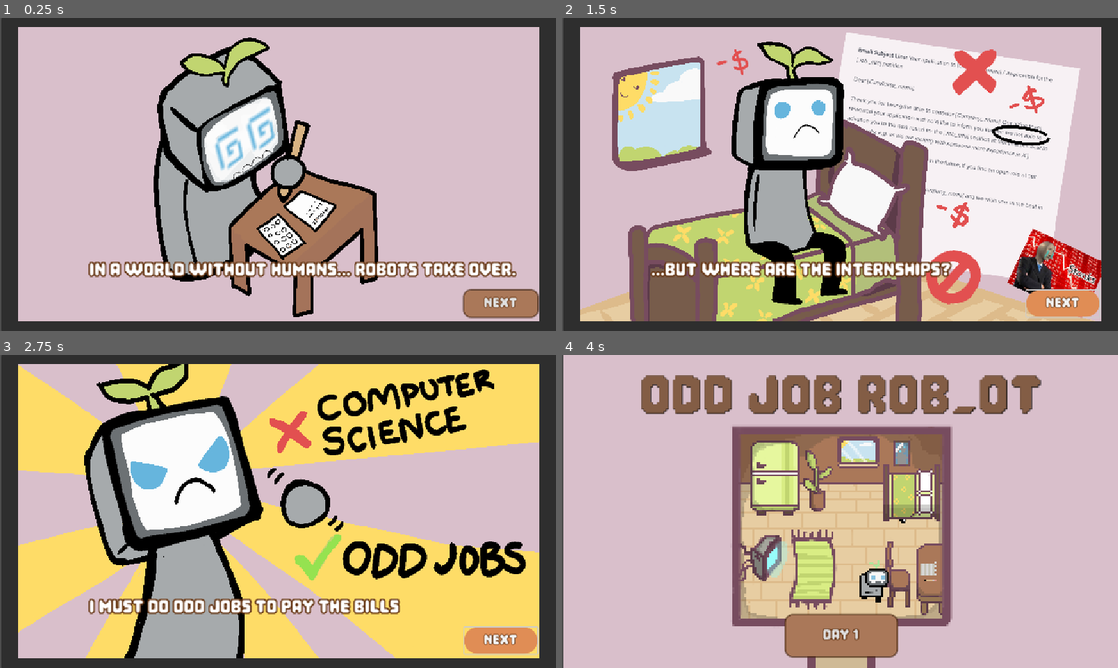
Above: before the commit, frames 1-4 (two rows, left to right).
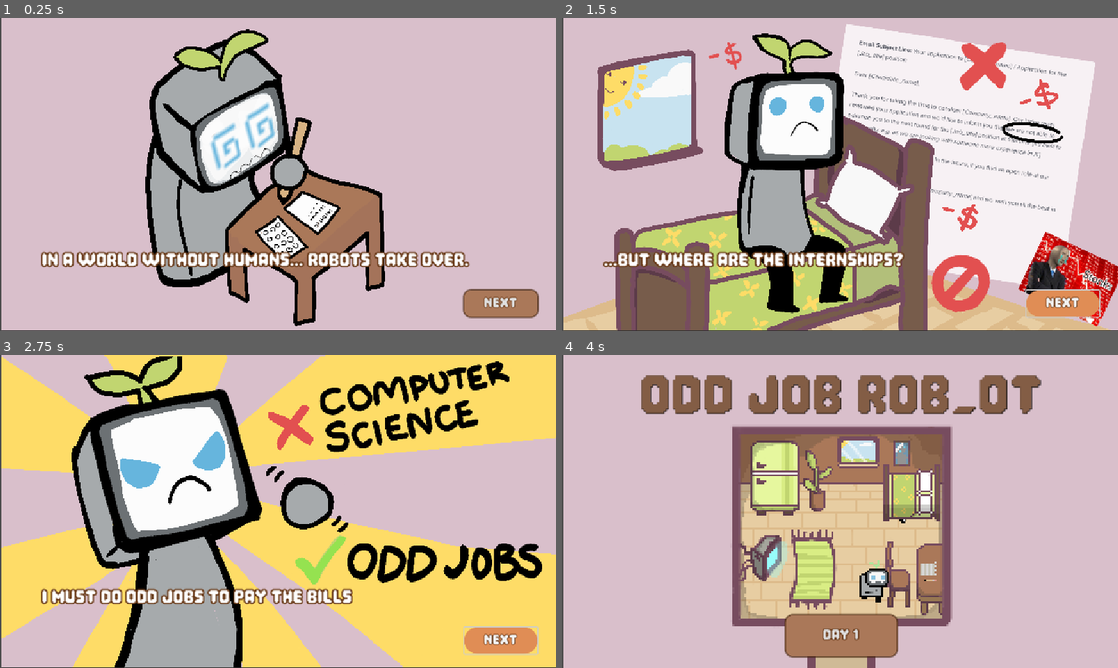
Above: after the commit, the same moments.

Repository: Ewie28/DDR
Game: Godot game, scene res://scenes/Bedroom.tscn
Two runs of this game, one before a commit and one after it. Both use one fixed random seed, a clock stepped at 60 frames per second and the inputs below. The project has no main scene, so this scene is started directly. Sound files missing from this copy of the repository are replaced by a short silence.
Inputs:
- Up to frame 1 (0.25 s): no input
- Up to frame 2 (1.5 s): click "Next" at 0.5 s; click "Next" at 1.25 s
- Up to frame 3 (2.75 s): tap Enter at 2 s; hold Right (button_RIGHT) from 2.03 s (still down)
- Up to frame 4 (4 s): tap Space at 2.75 s; release Right (button_RIGHT) at 2.78 s; hold Down (button_DOWN) 2.78-3.53 s; tap Enter at 3.5 s; hold Right (button_RIGHT) from 3.53 s (still down)

The runs differ from the first frame. In frame 1, 25% of the frame differs, in the area x 0-100%, y 0-100%; in frame 2, 39%; in frame 3, 33%; in frame 4, nothing differs.

Commit message:
Fixed cutscene images

Diff:
--- a/ddr/scenes/Bedroom.tscn
+++ b/ddr/scenes/Bedroom.tscn
@@ -92,14 +92,14 @@
 layout_mode = 0
 offset_right = 1151.0
 offset_bottom = 645.0
-stretch_mode = 3
+expand_mode = 2
 
 [node name="CutsceneText" type="Label" parent="CutscenePanel"]
 layout_mode = 0
-offset_left = 182.0
-offset_top = 444.0
-offset_right = 752.0
-offset_bottom = 603.0
+offset_left = 84.0
+offset_top = 424.0
+offset_right = 654.0
+offset_bottom = 583.0
 theme_override_colors/font_color = Color(1, 1, 1, 1)
 theme_override_colors/font_outline_color = Color(0.409476, 0.223177, 0.0905793, 1)
 theme_override_constants/outline_size = 11
--- a/ddr/scenes/RhythmObjects/rhythm_game_manager.gd
+++ b/ddr/scenes/RhythmObjects/rhythm_game_manager.gd
@@ -10,8 +10,8 @@
 		],
 		"note_data": "[[2.03600317184448, 3.20933681671143, 4.04133659545898, 4.93733650390625, 7.13466983978272, 7.806669771 …(3890 unchanged characters)…
 ",
-		"win_text": "This cat's bounty money will get me through the day!",
-		"lose_text": "Fail... couldn't catch the cat. Gotta sell something to make ends meet..."
+		"win_text": "This cat's bounty money will pay off today's rent!",
+		"lose_text": "Fail... couldn't catch the cat. Gotta sell some furniture to pay off rent ..."
 	},
 	"rhythm2": {
 		"title": "Lawn mower",
@@ -20,8 +20,8 @@
 		],
 		"note_data": "[[1.07600037211609, 5.74800054187012, 7.15600053424072, 11.2733339464111, 12.596000114624, 15.262666145 …(3162 unchanged characters)…
 		",
-		"win_text": "Grass defeated!",
-		"lose_text": "The grass was too tough...better sell some furniture"
+		"win_text": "Grass mowed! Now I've got money for my pokemon cards:D",
+		"lose_text": "The grass was too tough to mow... gotta sell some furniture to afford those Pokemon cards..."
 	},
 	"rhythm3": {
 		"title": "Chase the Robber",
@@ -29,8 +29,8 @@
 		"background_images": ["res://assets/rhythm/rightImages/4_1.png", "res://assets/rhythm/rightImages/4_2.png", "res://assets/rhythm/rightImages/4_3.png"],
 		"note_data": "[[0.92666689509583, 3.54000035876465, 5.23600045794678, 9.14000074023437, 9.46000043505859, 9.833333412 …(3470 unchanged characters)…
 		",
-		"win_text": "The grandma purse is mine!",
-		"lose_text": "Damn that granny looked loaded...better find the money elsewhere"
+		"win_text": "I stopped the thief! And got money for rent!!",
+		"lose_text": "The thief got away... and so did my rent money... gotta sell some furniture... "
 	},
 	"rhythm4": {
 		"title": "dance juggle",
@@ -38,8 +38,8 @@
 		"background_images": ["res://assets/rhythm/rightImages/6_1.png", "res://assets/rhythm/rightImages/6_2.png"],
 		"note_data": "[[6.24933377856445, 8.38266698474121, 11.6466669237061, 16.553332725708, 17.4066671525879, 19.508000770 …(2423 unchanged characters)…
 ",
-		"win_text": "They liked my tricks AND my moves ;> ",
-		"lose_text": "My act needs more practice...bye bye furniture"
+		"win_text": "They liked my tricks AND my moves ;> That's gym membership money!",
+		"lose_text": "My act needs more practice...bye bye furniture... gotta afford the gym membership..."
 	},
 	"rhythm5": {
 		"title": "janitor mop",
@@ -47,8 +47,8 @@
 		"background_images": ["res://assets/rhythm/rightImages/5_1.png", "res://assets/rhythm/rightImages/5_2.png", "res://assets/rhythm/rightImages/5_3.png"],
 		"note_data": "[[4.99027214204712, 6.59018144761963, 9.21403608476562, 9.80068025743408, 15.0910655037109, 19.72013578 …(3393 unchanged characters)…
 		",
-		"win_text": "all clean! paycheck acquired!",
-		"lose_text": "No paycheck...furniture sells for quite a bit these days"
+		"win_text": "All clean! paycheck acquired! $$$ for my water bill ^_^",
+		"lose_text": "No paycheck... my water bill is astronomical... good thing furniture goes for quite a bit..."
 	},
 	"rhythm6": {
 		"title": "dog",
@@ -56,8 +56,8 @@
 		"background_images": ["res://assets/rhythm/rightImages/8_1.png", "res://assets/rhythm/rightImages/8_2.png", "res://assets/rhythm/rightImages/8_3.png"],
 		"note_data": "[[0.57466659700317, 2.61200008546753, 4.9266668335144, 7.50800047075195, 9.95066652452392, 13.545333005 …(2954 unchanged characters)…
 		",
-		"win_text": "I GOT THAT DOG IN ME!",
-		"lose_text": "There goes my favourite piece of furniture..."
+		"win_text": "Bills were DUE but I GOT THAT DOG IN ME!",
+		"lose_text": "Can't make my gas bill... There goes my favourite piece of furniture..."
 	},
 	"rhythm7": {
 		"title": "car",
@@ -65,7 +65,7 @@
 		"background_images": ["res://assets/rhythm/rightImages/7_1.png", "res://assets/rhythm/rightImages/7_2.png", "res://assets/rhythm/rightImages/7_3.png", "res://assets/rhythm/rightImages/7_4.png"],
 		"note_data": "[[5.9608841911499, 6.34485254442139, 10.0353289619629, 10.867279149646, 11.2832652107422, 12.4992066398 …(2230 unchanged characters)…
 		",
-		"win_text": "Car's clean im keen!",
+		"win_text": "Car's clean im keen! Rent is spent, no need to vent! ",
 		"lose_text": "I was never good at cleaning..."
 	},
 	"rhythm8": {
@@ -75,8 +75,8 @@
 		"res://assets/rhythm/rightImages/2_2.png"],
 		"note_data": "[[0.13718829309387, 8.28607759630127, 12.5204993263428, 18.7068472877686, 19.1335154548828, 19.56013593 …(3124 unchanged characters)…
 		",
-		"win_text": "Clocking off! That'll cover the rent today.",
-		"lose_text": "Theres no happy in my happy meal :<"
+		"win_text": "Clocking off! That'll cover the electric bill.",
+		"lose_text": "Theres no happy in my happy meal :( gotta sell some furniture for the electric bill..."
 	},
 	"rhythm9": {
 		"title": "parcel",
@@ -84,8 +84,8 @@
 		"background_images": ["res://assets/rhythm/rightImages/9_1.png", "res://assets/rhythm/rightImages/9_2.png", "res://assets/rhythm/rightImages/9_3.png", "res://assets/rhythm/rightImages/9_4.png", "res://assets/rhythm/rightImages/9_5.png"],
 		"note_data": "[[0.58533344423218, 2.58000002061768, 2.9106665626709, 6.23866663133545, 6.60133371507568, 6.9746666923 …(3787 unchanged characters)…
 		",
-		"win_text": "Package delivered. Money received",
-		"lose_text": "There goes my favourite piece of furniture..."
+		"win_text": "Package delivered. Got a huge tip. I can afford Crunchyroll!",
+		"lose_text": "Gotta afford Crunchyroll... There goes my favourite piece of furniture..."
 	}
 }
 
--- a/ddr/scenes/RhythmObjects/signals.gd
+++ b/ddr/scenes/RhythmObjects/signals.gd
@@ -105,7 +105,7 @@
 
 func show_fail_hint() -> void:
 	# Show the hint after the 6-second delay
-	if missions_failed == 5:
+	if missions_failed == MAX_FAILURES:
 		show_hint("I only have the plant left... let's go home")
 		return
 	if Signals.missions_attempted == 0:
--- a/ddr/scenes/Rhythms/BaseRhythm.tscn
+++ b/ddr/scenes/Rhythms/BaseRhythm.tscn
@@ -78,9 +78,11 @@
 theme_override_colors/default_color = Color(0.552941, 0.25098, 0.356863, 1)
 theme_override_colors/font_selected_color = Color(0.552996, 0.252237, 0.357067, 1)
 theme_override_fonts/normal_font = ExtResource("9_4ibeq")
-theme_override_font_sizes/normal_font_size = 57
+theme_override_font_sizes/normal_font_size = 45
 text = "The cat is in the tree oh no"
 scroll_active = false
+horizontal_alignment = 1
+vertical_alignment = 1
 
 [node name="PassSFX" type="AudioStreamPlayer2D" parent="Textbox"]
 stream = ExtResource("10_5hsaw")
